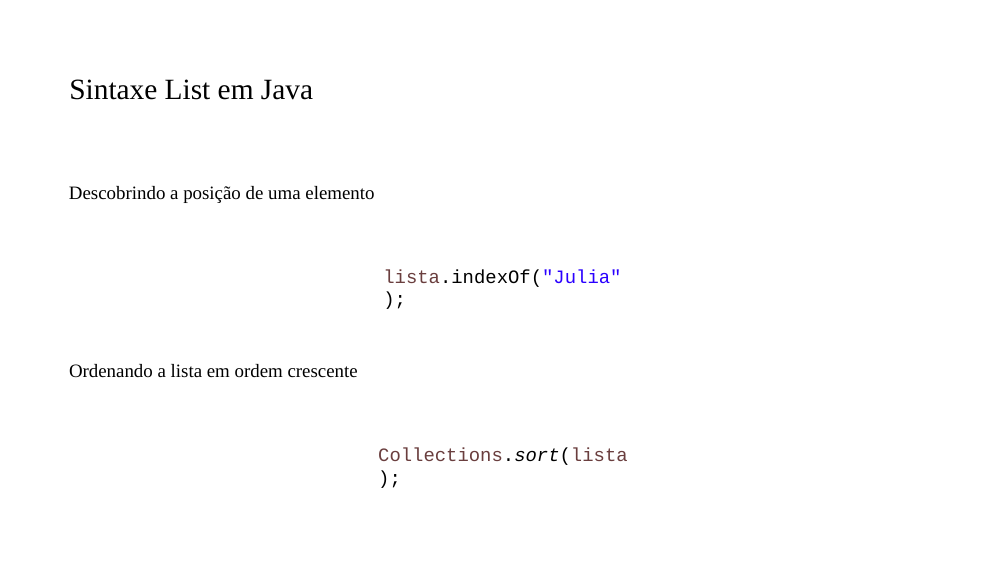
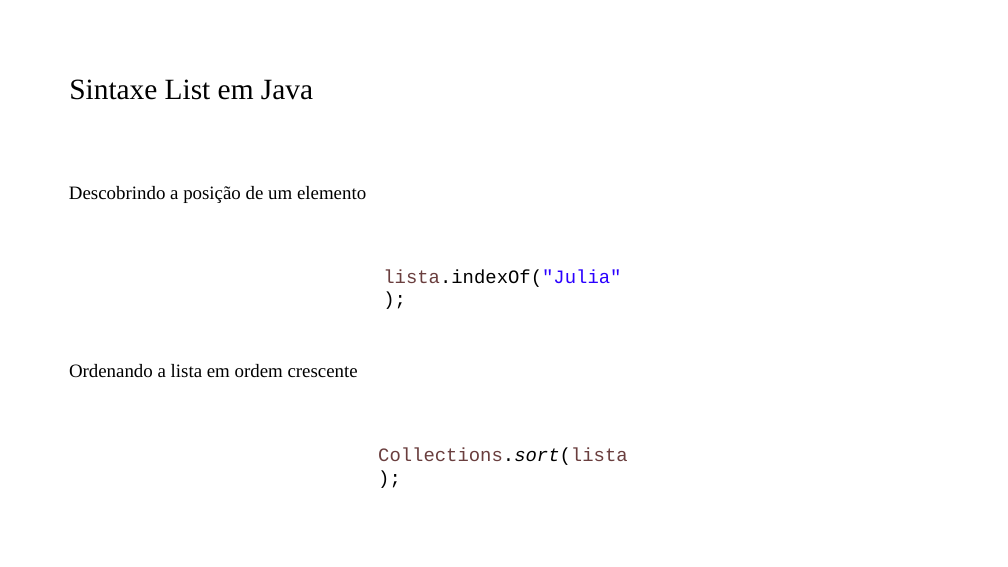
Before and after one commit to PedroMiho/UMC, a slide deck: slide 15 of Projetos de Software/Aula 09 - Arrays e Listas/Array e Listas.pptx. Drawn at 1008x567 pixels with LibreOffice and Linux fonts; fonts in the diff are those of the drawing; background and template pictures are left out. Boxes give left, top, right and bottom in pixels: in the first picture for what was removed or moved away, otherwise in the second. Text is boxed around its words. In the diff, an @@ line names an element or a change of style, - is before the commit and + after.

```diff
--- a/Projetos de Software/Aula 09 - Arrays e Listas/Array e Listas.pptx
+++ b/Projetos de Software/Aula 09 - Arrays e Listas/Array e Listas.pptx
@@ text at box(69, 186, 366, 203): text changed @@
-Descobrindo a posição de uma elemento
+Descobrindo a posição de um elemento
```
Also in this commit, not shown: 1 other slide changed, 16 other files.
